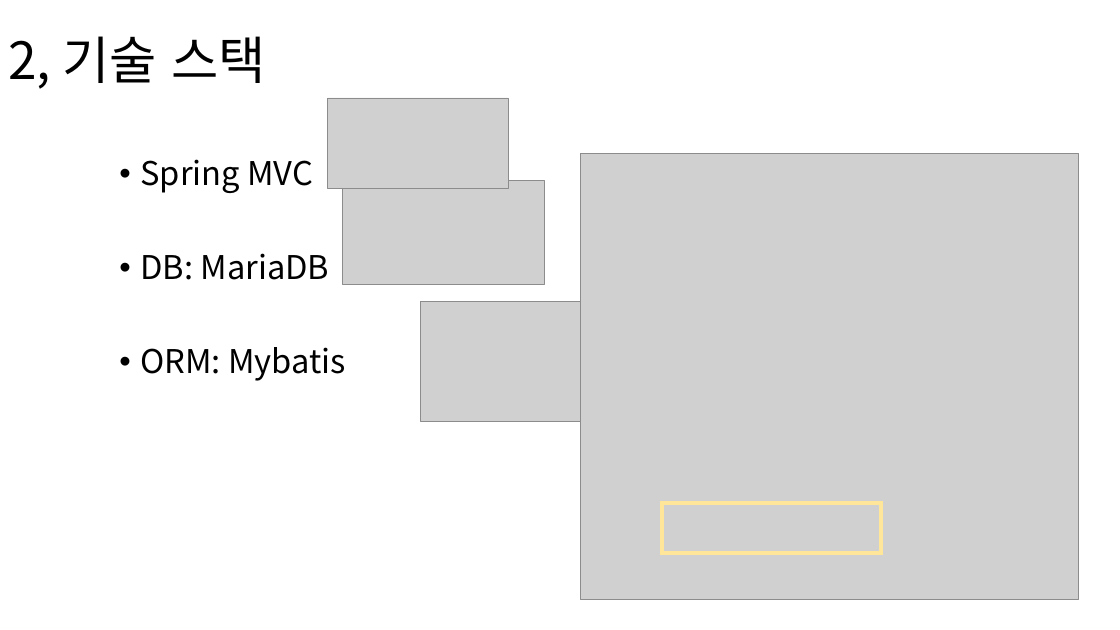
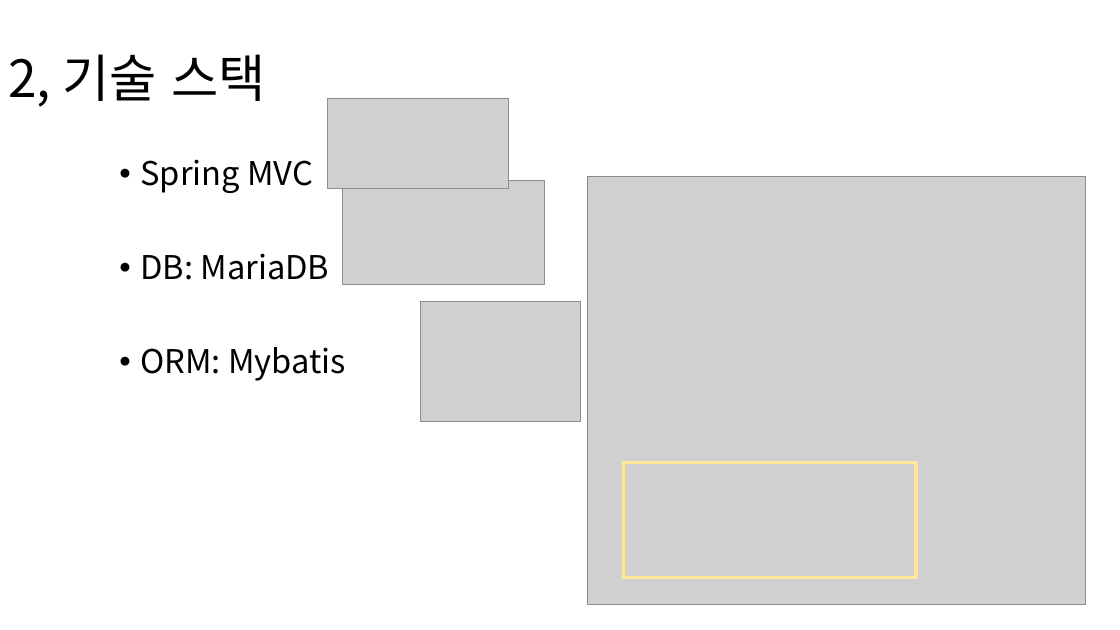
Before and after one commit to juhwanHeo/webFramework2021, a slide deck: slide 3 of project/ppt/웹프레임워크_프로젝트_ppt_20185304_허주환.pptx. Drawn at 1120x630 pixels with LibreOffice and Linux fonts; fonts in the diff are those of the drawing; grey boxes stand for pictures. Boxes give left, top, right and bottom in pixels: in the first picture for what was removed or moved away, otherwise in the second. Text is boxed around its words. In the diff, an @@ line names an element or a change of style, - is before the commit and + after.

```diff
--- a/project/ppt/웹프레임워크_프로젝트_ppt_20185304_허주환.pptx
+++ b/project/ppt/웹프레임워크_프로젝트_ppt_20185304_허주환.pptx
@@ title "2, 기술 스택": place and size @@
-title "2, 기술 스택" at (8, 36, 266, 89)
+title "2, 기술 스택" at (8, 54, 266, 107)
@@ picture: place and size @@
-picture at (581, 154, 1079, 600)
+picture at (587, 176, 1086, 605)
@@ rectangle: place and size @@
-rectangle at (662, 503, 881, 554)
+rectangle at (623, 462, 916, 577)
```
Also in this commit, not shown: 1 other slide changed, 4 other files.
